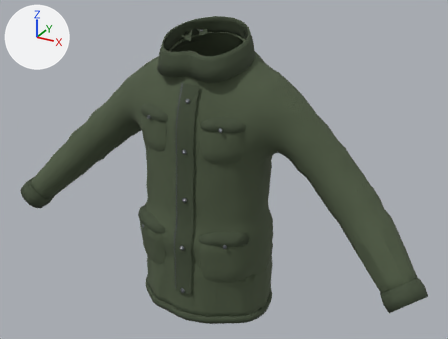
Renders of the glTF model godot/assets/wear/kurtka_kieszenie.glb from each side of a commit.
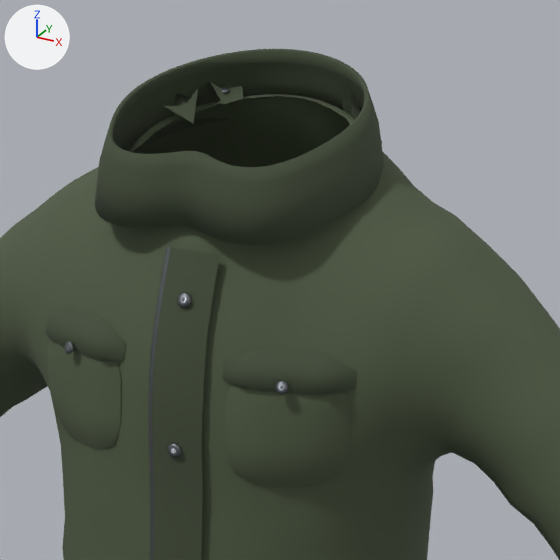
There are two pictures of each version: one whole from a 50 mm camera at (0.839, -1.439, 1.917) aimed at (0.044, 0.007, 1.194), one close up on the part from 28% to 70% of the width and 0% to 56% of the height. Lighting does not change. The marker at upper left points along +X, +Y and +Z. The first two pictures are the older version. Where no turn or scale is listed for an object, it has been applied to the vertices. Vertices at exactly the same position are counted once.

The first close-up shows 'kurtka_kieszenie'.
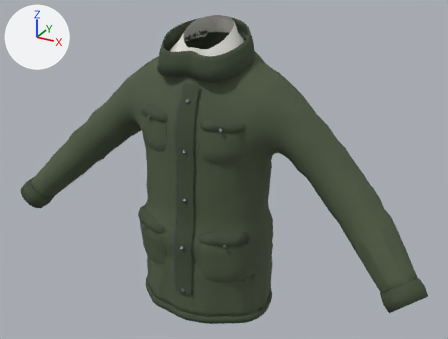
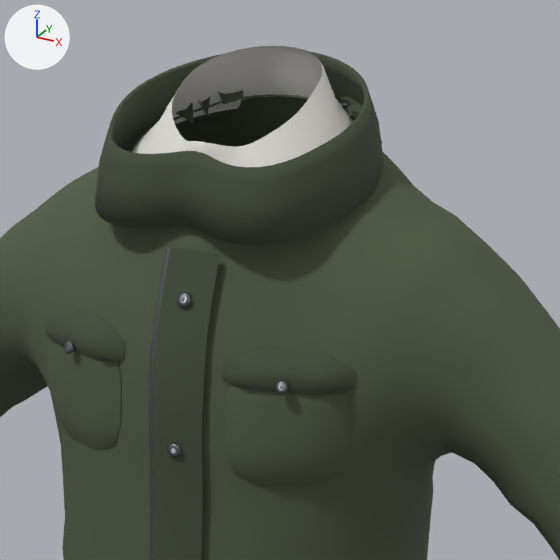
Pixel boxes [x1, y1, x2, y2] of what changed, in the close-ups (560 x 560 px; the box of a moved part takes in the faces that stretch with it):
'kurtka_kieszenie', reshaped: before [0, 49, 560, 560]; after [0, 46, 560, 560]
part 1 of me_kurtka_kieszenie, added: after [132, 46, 353, 167]
part 2 of me_kurtka_kieszenie, moved or reshaped: before [185, 81, 361, 122]; after [186, 92, 363, 122]

The edits, one by one:
Material 'dzianina_podkoszulek' (mat_dzianina_podkoszulek) is new.
Its base color is (0.782, 0.767, 0.723) (white #e5e3dd).
Its roughness is 0.9.
me_kurtka_kieszenie is used by ob_kurtka_kieszenie; location (0.0, 0.0, 0.895).
me_kurtka_kieszenie had 4536 vertices, 8447 faces and spanned x -0.663..0.665, y -0.185..0.157, z -0.116..0.718.
me_kurtka_kieszenie now has 4776 vertices, 8807 faces and spans x -0.663..0.665, y -0.185..0.157, z -0.116..0.724.
me_kurtka_kieszenie part 1: a new loose piece of 240 vertices spanning x -0.122..0.122, y -0.106..0.097, z 0.601..0.724, in mat_dzianina_podkoszulek (white #e5e3dd).
Part 2, on me_kurtka_kieszenie:
8 faces are deleted.
47 vertices move from x -0.103..0.1, y 0.045..0.091, z 0.651..0.693 to x -0.099..0.095, y 0.041..0.096, z 0.653..0.689.
8 new faces join them, mat_plotno_kurtka_c (dark green #414c37).
me_kurtka_kieszenie gains material mat_dzianina_podkoszulek (white #e5e3dd).
